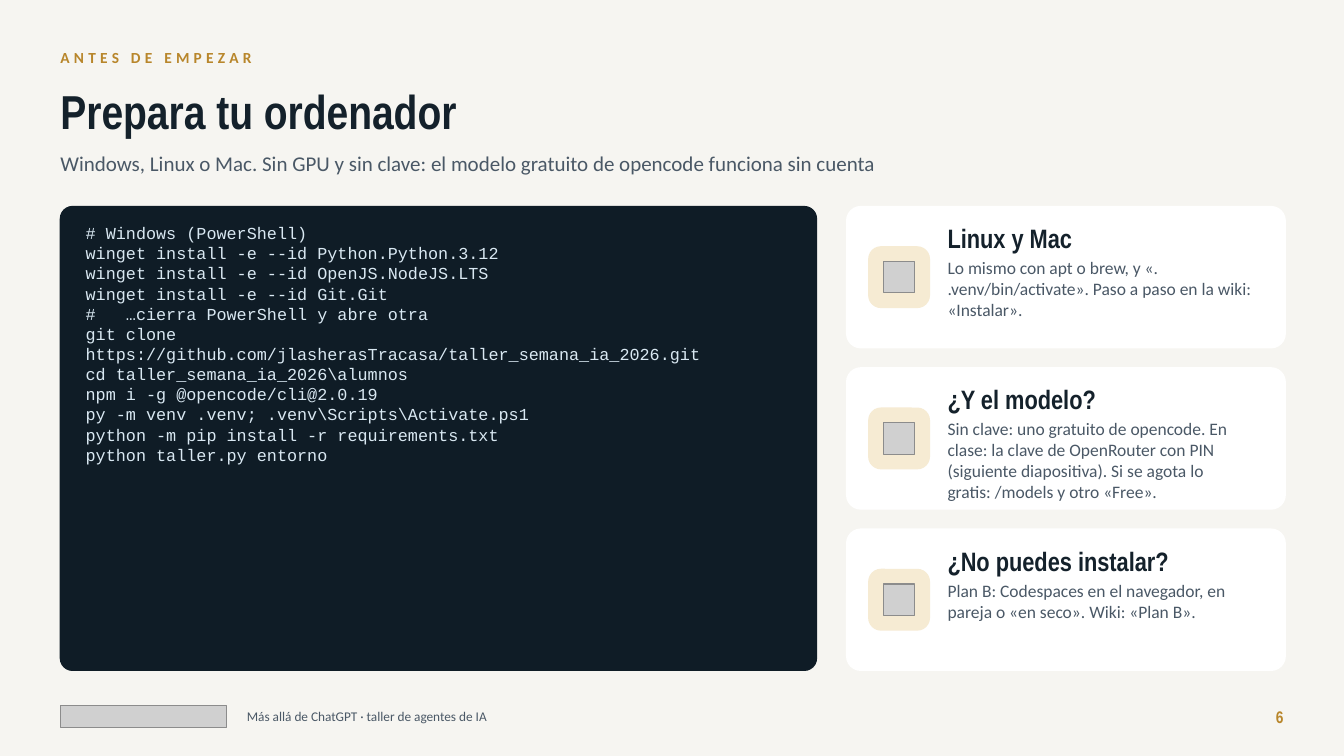
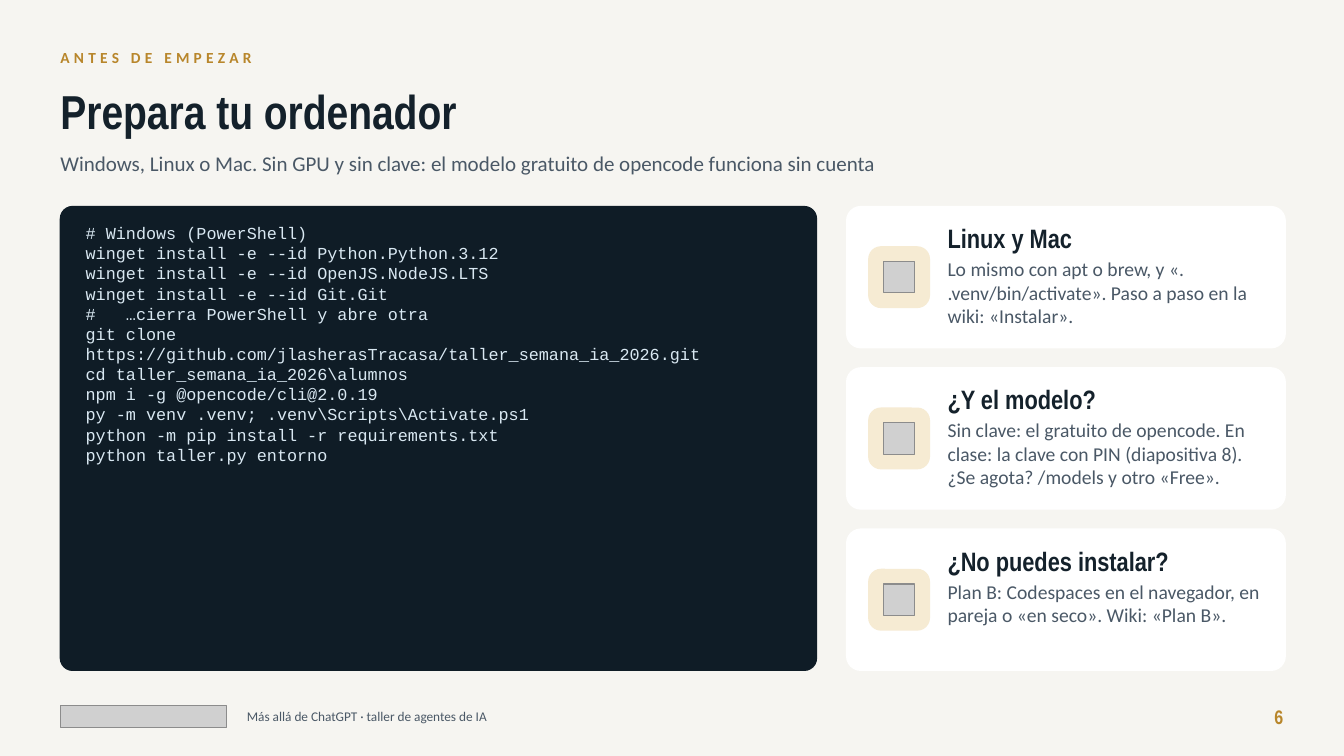
Before and after one commit to jlasherasTracasa/taller_semana_ia_2026, a slide deck: slide 6 of presentacion/taller-agentes-ia.pptx. Drawn at 1344x756 pixels with LibreOffice and Linux fonts; fonts in the diff are those of the drawing; grey boxes stand for pictures. Boxes give left, top, right and bottom in pixels: in the first picture for what was removed or moved away, otherwise in the second. Text is boxed around its words. In the diff, an @@ line names an element or a change of style, - is before the commit and + after.

```diff
--- a/presentacion/taller-agentes-ia.pptx
+++ b/presentacion/taller-agentes-ia.pptx
@@ text "Lo mismo con apt o ..." at (948,262,1247,323): size 12.5 to 14 pt @@
@@ text at (948,423,1245,488): text changed; size 12.5 to 14 pt @@
-Sin clave: uno gratuito de opencode. En clase: la clave de OpenRouter con PIN (siguiente diapositiva). Si se agota lo gratis: /models y otro «Free».
+Sin clave: el gratuito de opencode. En clase: la clave con PIN (diapositiva 8). ¿Se agota? /models y otro «Free».
@@ text "Plan B: Codespaces en el ..." at (948,585,1259,626): size 12.5 to 14 pt @@
@@ text "6" at (1274,710,1283,724): size 12 to 14 pt @@
```
Also in this commit, not shown: 53 other slides changed, 1 slide added, 2 other files.
